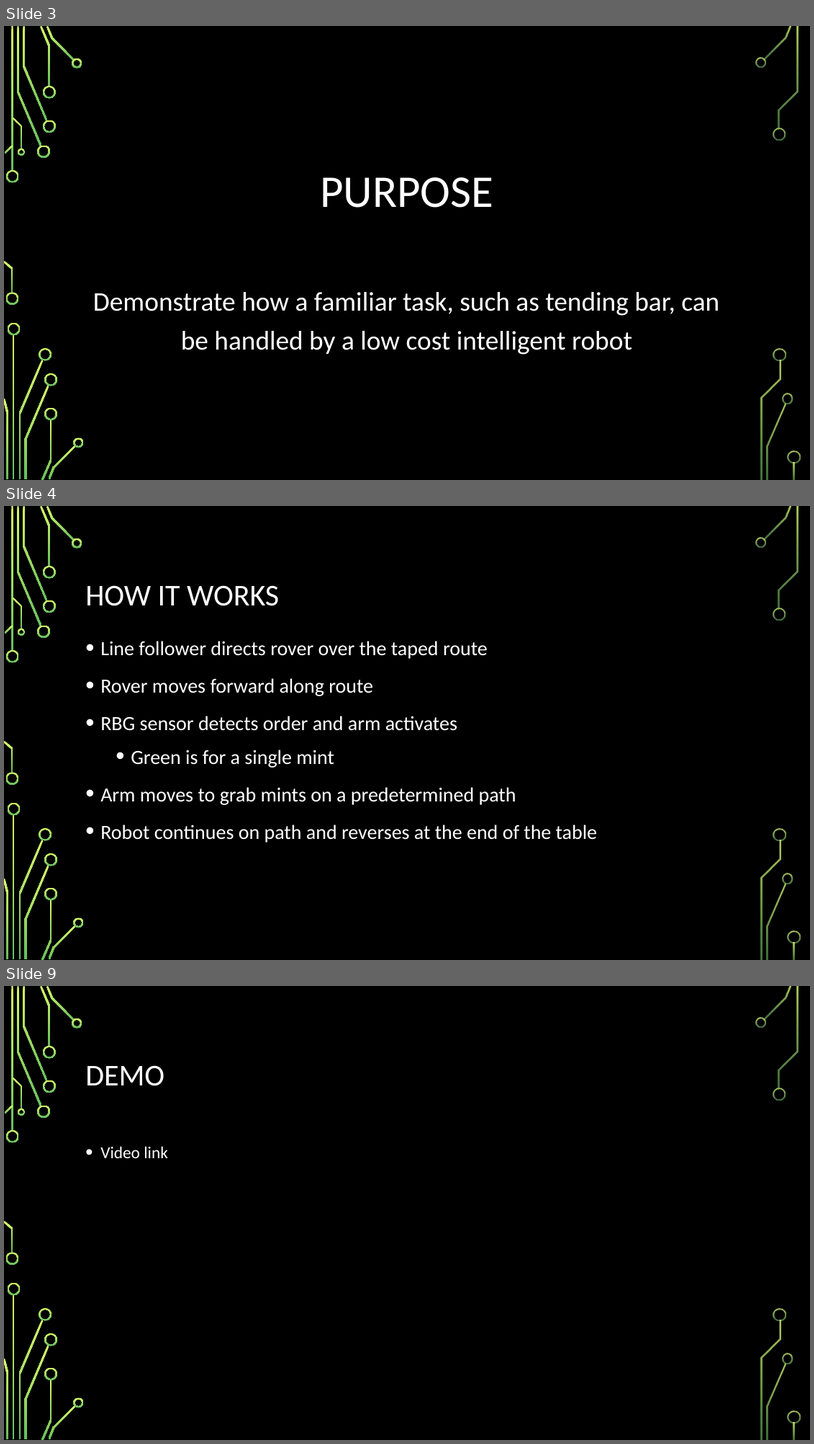
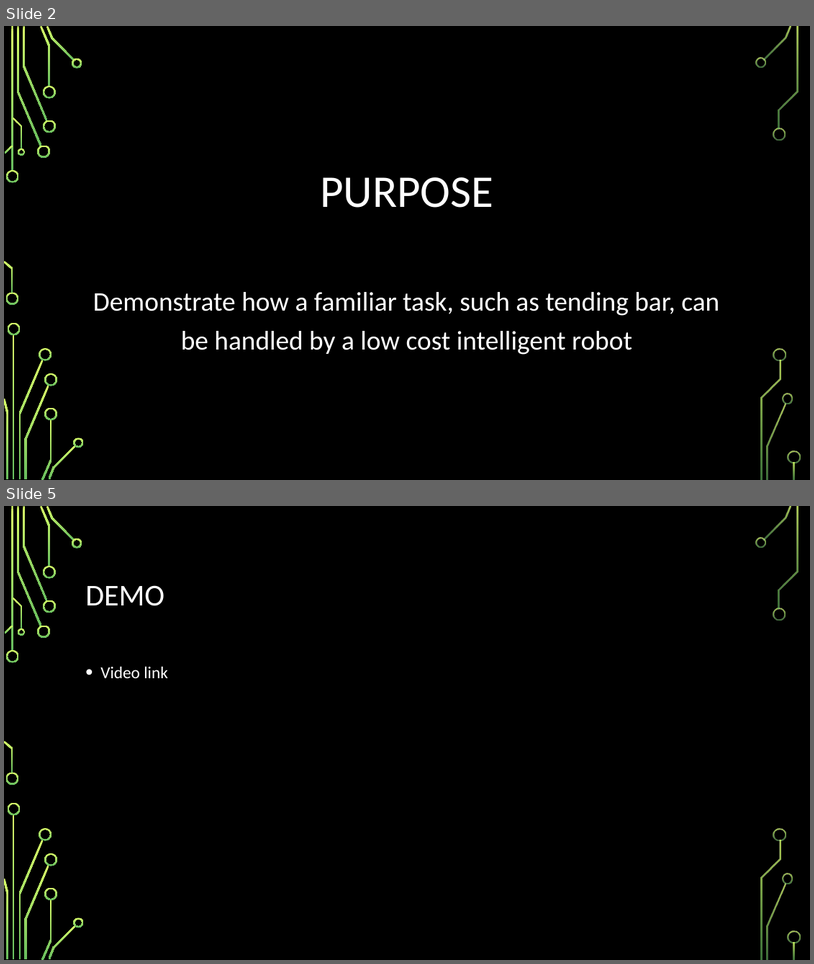
Before and after one commit to bwwagner/SP17-barbot, a slide deck: Presentation/conference-presentation.pptx. Shown one above the other, each under a label of ours: slides 3, 4 and 9 before the commit, slides 2 and 5 after it; the slides between them are not shown. The pictures are 814x1444 and 814x964 pixels, drawn with LibreOffice and Linux fonts; fonts in the diff are those of the drawing; background and template pictures are left out. Boxes give left, top, right and bottom in pixels: in the first picture for what was removed or moved away, otherwise in the second. Text is boxed around its words. In the diff, an @@ line names an element or a change of style, - is before the commit and + after.

```diff
--- a/Presentation/conference-presentation.pptx
+++ b/Presentation/conference-presentation.pptx
@@ slide 4 removed at (x1=4, y1=506, x2=810, y2=960), background picture (left out); not listed: 36 template elements that a slide beside it also shows @@
@@ title removed at (x1=85, y1=585, x2=279, y2=606) @@
-HOW IT WORKS
@@ text removed at (x1=100, y1=641, x2=597, y2=842) @@
-• Line follower directs rover over the taped route
-• Rover moves forward along route
-• RBG sensor detects order and arm activates
-  • Green is for a single mint
-• Arm moves to grab mints on a predetermined path
-• Robot continues on path and reverses at the end of the table
@@ what was slide 3 is now slide 2 @@
@@ what was slide 9 is now slide 5 @@
```
Also in this commit, not shown: 3 slides changed, 3 slides added, 3 other slides removed.
